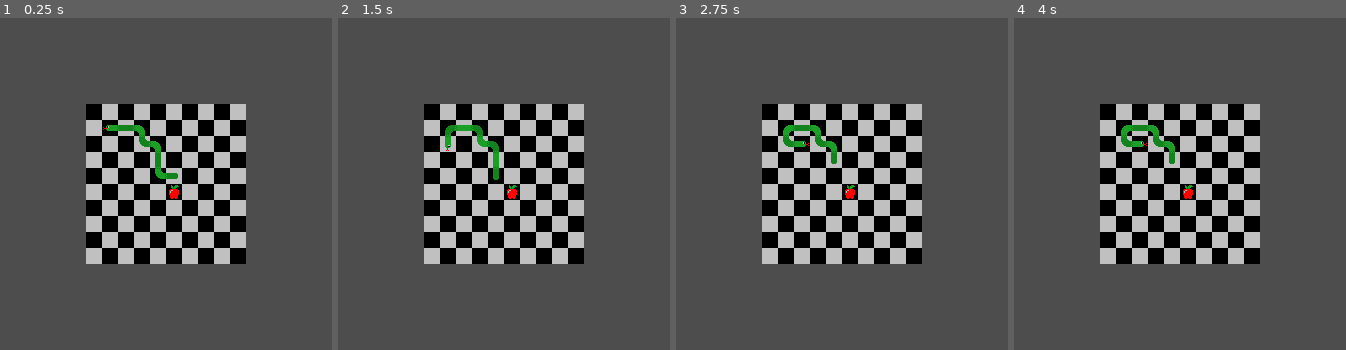
Above: before the commit, frames 1-4 (left to right).
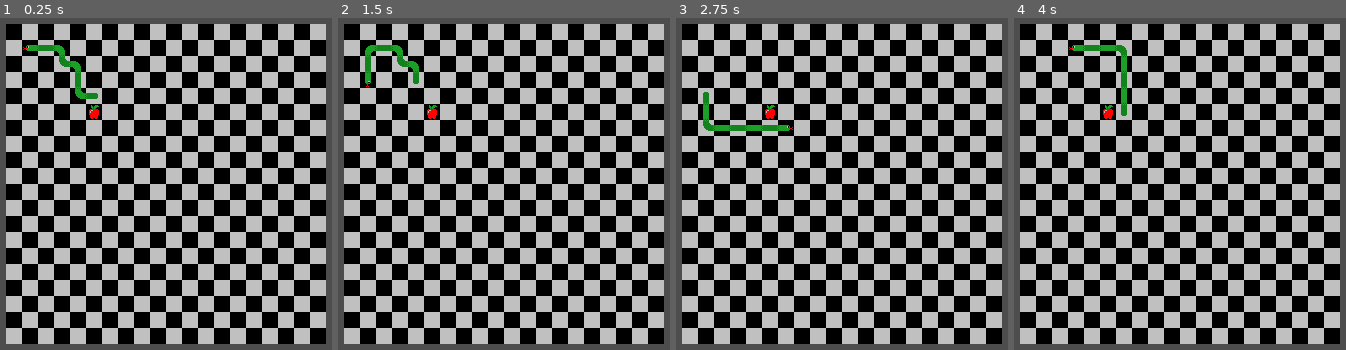
Above: after the commit, the same moments.

Repository: CattacoCattaco/Snake-Reborn
Game: Godot game, scene res://main.tscn
Same seed, same stepped clock (60 frames per second), same inputs: the game is played once before the commit and once after it.
Inputs (mouse positions are in pixels of both pictures, inside the frame that each line leads up to):
- Up to frame 1 (0.25 s): no input
- Up to frame 2 (1.5 s): tap Enter at 0.5 s; move the mouse to (643, 167) at 0.52 s; hold Right (move_right) 0.53-1.28 s; tap Alt at 0.6 s; click (643, 167) at 0.67 s; tap Space at 1.25 s; move the mouse to (374, 200) at 1.27 s; hold Down (move_down) from 1.28 s (still down); tap Shift at 1.35 s
- Up to frame 3 (2.75 s): move the mouse to (905, 104) at 2.02 s; release Down (move_down) at 2.03 s; hold Right (move_right) from 2.03 s (still down); tap Alt at 2.1 s
- Up to frame 4 (4 s): move the mouse to (1146, 257) at 2.77 s; release Right (move_right) at 2.78 s; hold Up (move_up) 2.78-3.53 s; tap Shift at 2.85 s; click (1146, 257) at 2.92 s; move the mouse to (outside the picture) at 3.52 s; hold Left (move_left) from 3.53 s (still down); tap Alt at 3.6 s

The runs differ from the first frame. In frame 1, 70% of the frame differs, in the area x 1-99%, y 1-99%; in frame 2, 70%; in frame 3, 71%; in frame 4, 71%.

Commit message:
Add Move Timer
Added move timer so snake continues in the direction that it's facing. Also brought the board back up to 20x20

Diff:
--- a/tile_map/snake_tile_map.gd
+++ b/tile_map/snake_tile_map.gd
@@ -1,10 +1,15 @@
 class_name SnakeTileMap
 extends Node2D
+
+const MOVE_TIME_SECONDS: float = 0.15
 
 @export var light_palette: Texture2D
 @export var dark_palette: Texture2D
 
-@export var board_size := Vector2i(10, 10)
+@export var board_size := Vector2i(20, 20)
+
+var move_timer: Timer
+var current_move_dir: Vector2i
 
 var snake: Array[Vector2i]
 var tiles: Array[Array]
@@ -33,21 +38,33 @@
 
 	set_tile(Vector2i(5, 5), Tile.APPLE, true, false, false)
 
+	move_timer = Timer.new()
+	add_child(move_timer)
+	move_timer.timeout.connect(move_snake)
+
 
 func _input(event: InputEvent) -> void:
 	if event is InputEventKey:
 		if event.is_action_pressed("move_up"):
-			move_snake(Vector2i(0, -1))
+			change_snake_dir(Vector2i(0, -1))
 		elif event.is_action_pressed("move_left"):
-			move_snake(Vector2i(-1, 0))
+			change_snake_dir(Vector2i(-1, 0))
 		if event.is_action_pressed("move_down"):
-			move_snake(Vector2i(0, 1))
+			change_snake_dir(Vector2i(0, 1))
 		elif event.is_action_pressed("move_right"):
-			move_snake(Vector2i(1, 0))
+			change_snake_dir(Vector2i(1, 0))
 
 
-func move_snake(dir: Vector2i) -> void:
-	var new_head: Vector2i = snake[0] + dir
+func change_snake_dir(dir: Vector2i) -> void:
+	if current_move_dir == dir or current_move_dir == -dir:
+		return
+
+	current_move_dir = dir
+	move_snake()
+
+
+func move_snake() -> void:
+	var new_head: Vector2i = snake[0] + current_move_dir
 
 	if not has_tile(new_head):
 		print("Can't move off board")
@@ -59,7 +76,7 @@
 		print("Can't move into self")
 		return
 
-	set_tile(snake[-1], Tile.EMPTY, true, false, false)
+	clear_tile(snake[-1])
 
 	for i in range(len(snake) - 1, 0, -1):
 		snake[i] = snake[i - 1]
@@ -70,6 +87,8 @@
 	draw_head()
 	draw_segment(1, false)
 	draw_tail(len(snake) % 2 == 1)
+
+	reset_move_timer()
 
 
 func draw_snake() -> void:
@@ -124,6 +143,10 @@
 	set_tile(snake[-1], sprite_coords, is_light, flip_h, flip_v)
 
 
+func clear_tile(pos: Vector2i) -> void:
+	set_tile(pos, Tile.EMPTY, false, false, false)
+
+
 func set_tile(pos: Vector2i, sprite_coords: Vector2i, is_light: bool, flip_h: bool, flip_v: bool
 		) -> void:
 	var tile := get_tile(pos)
@@ -133,8 +156,12 @@
 	tile.fg_sprite.flip_v = flip_v
 
 
+func reset_move_timer() -> void:
+	move_timer.start(MOVE_TIME_SECONDS)
+
+
 func has_tile(pos: Vector2i) -> bool:
-	return pos.x < 20 and pos.y < 20 and pos.x > -1 and pos.y > -1
+	return pos.x < board_size.x and pos.y < board_size.y and pos.x > -1 and pos.y > -1
 
 
 func get_tile(pos: Vector2i) -> Tile:
